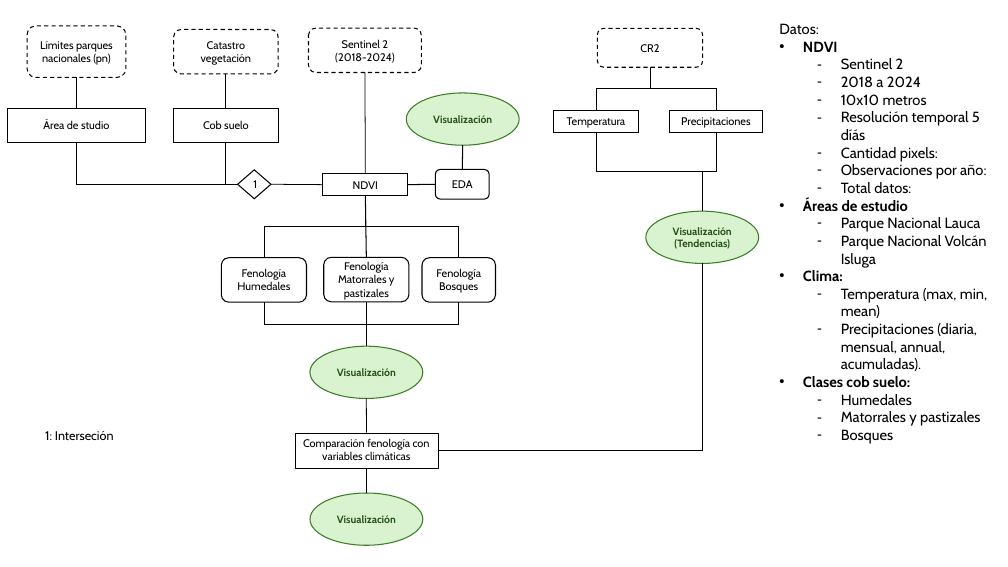
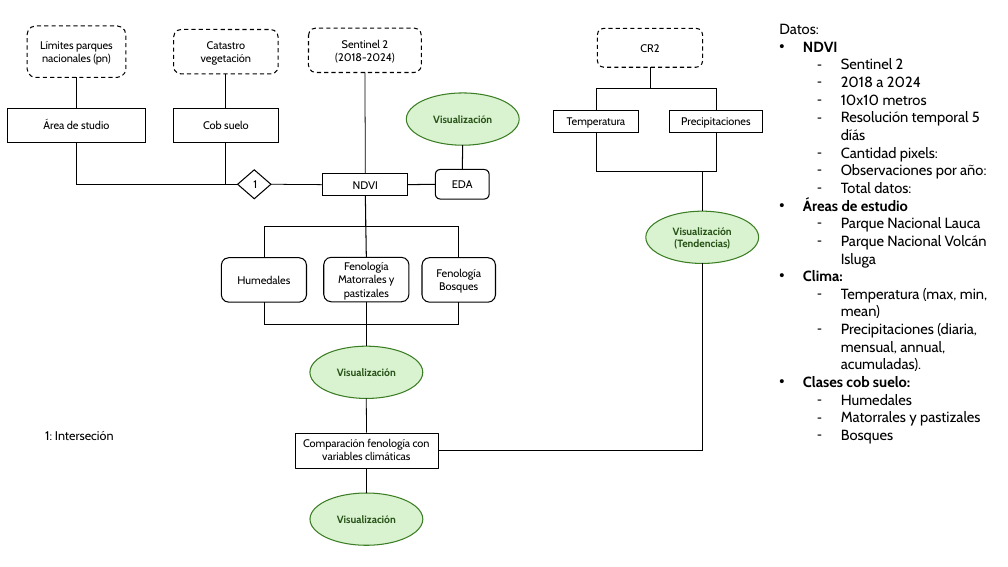
Before and after one commit to c-hernandezs/agp3141-ecosistemas-altiplanicos, a slide deck: slide 5 of diagrama-trabajo.pptx (slide 4 before the commit). Drawn at 1008x567 pixels with LibreOffice and Linux fonts; fonts in the diff are those of the drawing. Boxes give left, top, right and bottom in pixels: in the first picture for what was removed or moved away, otherwise in the second. Text is boxed around its words. In the diff, an @@ line names an element or a change of style, - is before the commit and + after.

```diff
--- a/diagrama-trabajo.pptx
+++ b/diagrama-trabajo.pptx
@@ text in rounded rectangle at box(237, 275, 290, 284): text changed @@
-Fenología Humedales
+Humedales
```
Also in this commit, not shown: 1 slide added, 5 other files.
